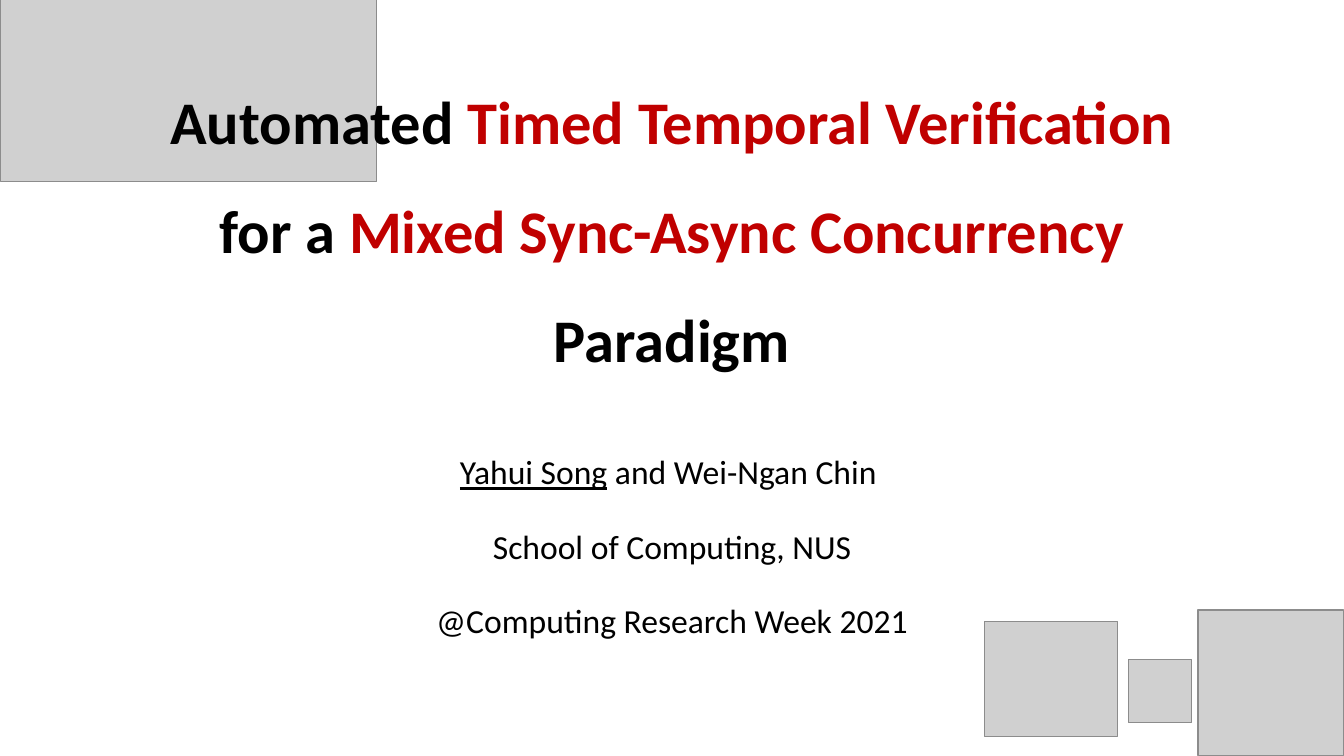
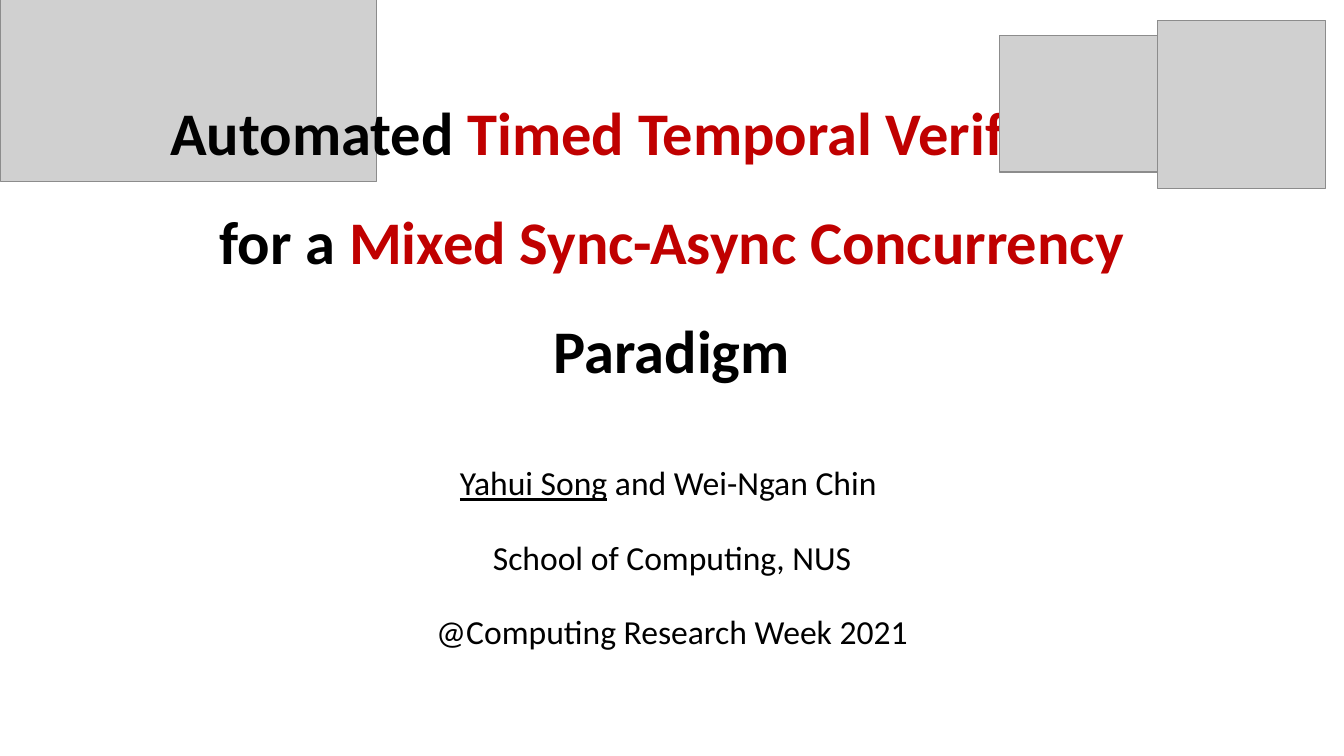
Before and after one commit to songyahui/Semantics_HIPHOP, a slide deck: slide 2 of timed_eff.pptx. Drawn at 1344x756 pixels with LibreOffice and Linux fonts; fonts in the diff are those of the drawing; grey boxes stand for pictures. Boxes give left, top, right and bottom in pixels: in the first picture for what was removed or moved away, otherwise in the second. Text is boxed around its words. In the diff, an @@ line names an element or a change of style, - is before the commit and + after.

```diff
--- a/timed_eff.pptx
+++ b/timed_eff.pptx
@@ picture added at [1158,20,1327,189] @@
@@ picture: place and size @@
-picture at [984,621,1118,736]
+picture at [999,35,1157,171]
@@ title "Automated Timed Temporal Verification for ...": place and size @@
-title "Automated Timed Temporal Verification for ..." at [170,94,1173,373]
+title "Automated Timed Temporal Verification for ..." at [170,105,1173,384]
@@ subtitle "Yahui Song and Wei-Ngan Chin": place and size @@
-subtitle "Yahui Song and Wei-Ngan Chin" at [436,460,908,639]
+subtitle "Yahui Song and Wei-Ngan Chin" at [436,471,908,650]
@@ picture removed at [1199,610,1344,756] @@
@@ picture removed at [1129,660,1193,724] @@
```
Also in this commit, not shown: 4 other slides changed, 12 slides added, 2 slides removed, 1 other file.
